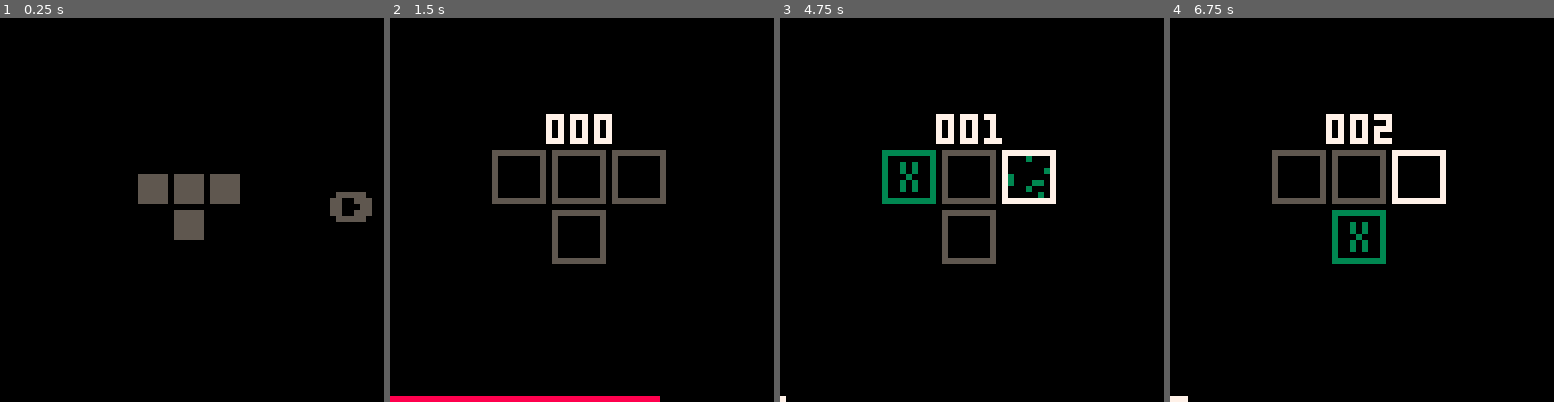
Above: before the commit, frames 1-4 (left to right).
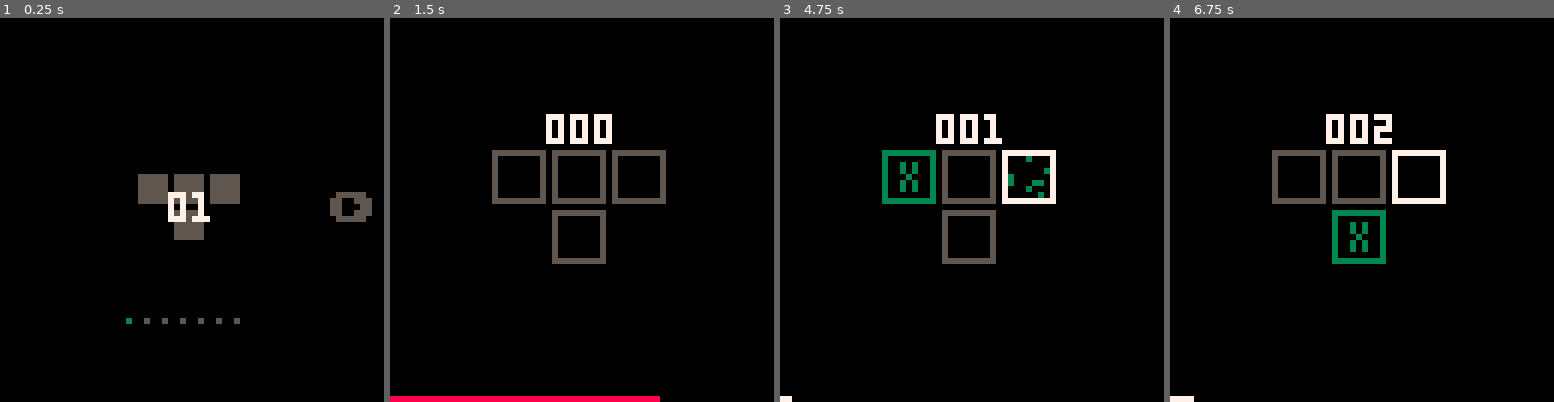
Above: after the commit, the same moments.

Repository: fletchmakes/xtris
Game: PICO-8 cartridge xtris.p8
Same seed, same stepped clock (60 frames per second), same inputs: the game is played once before the commit and once after it.
Inputs:
- Up to frame 1 (0.25 s): no input
- Up to frame 2 (1.5 s): tap O (Z key) at 0.7 s
- Up to frame 3 (4.75 s): hold Right 1.6-2.1 s; tap O (Z key) every 0.4 s from 1.7 to 4.5 s; hold Up 2.15-2.42 s; hold Right 2.47-3.03 s; hold Left 3.08-3.58 s; hold Down 3.63-3.97 s; hold Right 4.02-4.68 s; hold Up from 4.73 s (still down)
- Up to frame 4 (6.75 s): tap O (Z key) every 0.4 s from 4.9 to 6.5 s; release Up at 5.03 s; hold Left 5.08-5.68 s; hold Down 5.73-6.03 s; hold Right 6.08-6.58 s; hold Right from 6.63 s (still down)

The runs differ from the first frame. In frame 1, 0.7% of the frame differs, in the area x 32-63%, y 45-80%; in frame 2, nothing differs; in frame 3, less than 0.1%; in frame 4, less than 0.1%.

Commit message:
level updates and menu polish

Diff:
--- a/xtris.p8
+++ b/xtris.p8
@@ -16,6 +16,8 @@
 start_time = 0
 game_over = false
 
+easeManager = nil
+
 GAME_STATE = "MENU"
 
 -->8
@@ -28,6 +30,8 @@
     for i=0,64 do
         add(fade_table, 0)
     end
+
+    easeManager = initEaseManager()
 end
 
 function _update()
@@ -38,6 +42,8 @@
     elseif (GAME_STATE == "PLAYING") then
         _update_PLAYING()
     end
+
+    easeManager.update(easeManager)
 end
 
 function _draw()
@@ -57,6 +63,8 @@
         -- initialize the menu
         menu = {}
         menu.hovered_level = 1
+        menu.offset = 0
+        menu.transitioning = false
         menu.layout = {}
 
         for idx=1,#levels do
@@ -76,15 +84,25 @@
         end
     end
 
-    if (btnp(0) and menu.hovered_level > 1) then
-        menu.hovered_level -= 1
-    elseif (btnp(1) and menu.hovered_level < #levels) then
-        menu.hovered_level += 1
-    end
-
-    if (btnp(4)) then
-        load_level(levels[menu.hovered_level])
-        GAME_STATE = "LOADING"
+    if (not menu.transitioning) then
+        if (btnp(0) and menu.hovered_level > 1) then
+            menu.transitioning = true
+            easeManager.ease(menu, "offset", menu.offset, menu.offset - 64, 30, function()
+                menu.hovered_level -=1
+                menu.transitioning = false
+            end)
+        elseif (btnp(1) and menu.hovered_level < #levels) then
+            menu.transitioning = true
+            easeManager.ease(menu, "offset", menu.offset, menu.offset + 64, 30, function()
+                menu.hovered_level +=1
+                menu.transitioning = false
+            end)
+        end
+
+        if (btnp(4)) then
+            load_level(levels[menu.hovered_level])
+            GAME_STATE = "LOADING"
+        end
     end
 end
 
@@ -95,17 +113,33 @@
     for idx,tile in ipairs(menu.layout) do
         if (tile ~= "EMPTY") then
             -- print the rectangle
-            local tile_x = tile.x - ((menu.hovered_level-1) * 64)
+            local tile_x = tile.x - menu.offset
             rectfill(tile_x, tile.y, tile_x+4, tile.y+4, 5)
         end
     end
 
-    if (menu.hovered_level > 1) then
-        print(chr(139), 2, 29, 5)
-    end
-
-    if (menu.hovered_level < #levels) then
-        print(chr(145), 55, 29, 5)
+    -- lil dots to indicate which page we are on
+    local left_x = 32 - ((#levels * 3) / 2)
+    for i=1,#levels do
+        local color = 5
+        if (i == menu.hovered_level and not menu.transitioning) then
+           color = 3
+        end
+        pset(left_x + ((i-1)*3), 50, color)
+    end
+
+    -- show an indicator there are more levels this way
+    if (not menu.transitioning) then
+        if (menu.hovered_level > 1) then
+            print(chr(139), 2, 29, 5)
+        end
+
+        if (menu.hovered_level < #levels) then
+            print(chr(145), 55, 29, 5)
+        end
+
+        -- print level number
+        print(pad_num(menu.hovered_level, "level"), 28, 29, 7)
     end
 end
 
@@ -159,7 +193,7 @@
 
     -- determine the game end condition
     elapsed_time = t() - start_time
-    if (elapsed_time > 63) then
+    if (elapsed_time > 60) then
         game_over = true
         return
     end
@@ -198,10 +232,10 @@
 
     -- print out the player's points
     local top_left_y = 32 - ((current_level.rows * 10) / 2)
-    print(pad_score(points), 26, top_left_y - 6, 7)
+    print(pad_num(points), 26, top_left_y - 6, 7)
 
     -- show the timer
-    line(0, 63, elapsed_time, 63)
+    line(0, 63, elapsed_time*1.0667, 63)
 
     -- draw the tiles
     for idx,tile in ipairs(tiles) do
@@ -225,13 +259,23 @@
 
 -->8
 -- helper functions
-function pad_score(score)
-    if (score < 10) then
-        return "00"..score
-    elseif (score < 100) then
-        return "0"..score
-    else
-        return score
+function pad_num(num, type)
+    local t = type or "score"
+
+    if (t == "score") then
+        if (num < 10) then
+            return "00"..num
+        elseif (num < 100) then
+            return "0"..num
+        else
+            return num
+        end
+    elseif (t == "level") then
+        if (num < 10) then
+            return "0"..num
+        else
+            return num
+        end
     end
 end
 
@@ -246,6 +290,7 @@
     -- set global data
     player_idx = level.start
     game_over = false
+    fade_idx = 1
 
     current_level.rows = level.rows
     current_level.cols = level.cols
@@ -295,168 +340,254 @@
     return (player_idx + current_level.cols <= #tiles) and (tiles[player_idx + current_level.cols] ~= "EMPTY")
 end
 
+-- t: current frame
+-- b: starting value
+-- c: desired delta
+-- d: total frames
+function easeInOutQuad(t,b,c,d)
+    t /= d/2
+    if (t < 1) return c/2*t*t + b
+    t -= 1
+    return -c/2 * (t*(t-2) - 1) + b
+  end
+
+  function initEaseManager()
+    local easeManager = {}
+
+    easeManager.list = {}
+
+    easeManager.ease = function(obj, field, start, final, duration, callback)
+      local c = cocreate(function()
+        for i=1,duration do
+          obj[field] = easeInOutQuad(i, start, final-start, duration)
+          yield()
+        end
+        obj[field] = final
+        if (callback ~= nil) then
+          callback()
+        end
+      end)
+
+      add(easeManager.list, c)
+    end
+
+    easeManager.update = function(self)
+      for c in all(self.list) do
+        if costatus(c) then
+          coresume(c)
+        else
+          del(self.list, c)
+        end
+      end
+    end
+
+    return easeManager
+  end
+
 -->8
 -- level layouts
-level1 = {
-    rows = 2,
-    cols = 3,
-    start = 1,
-    tiles = {
-        true,  true, true,
-        false, true, false,
+
+levels = {
+    {
+        rows = 2,
+        cols = 3,
+        start = 1,
+        tiles = {
+            true,  true, true,
+            false, true, false,
+        }
+    },
+    {
+        rows = 2,
+        cols = 3,
+        start = 2,
+        tiles = {
+            true, true , true,
+            true, false, true,
+        }
+    },
+    {
+        rows = 3,
+        cols = 3,
+        start = 5,
+        tiles = {
+            false, true, false,
+            true , true, true ,
+            false, true, false,
+        }
+    },
+    {
+        rows = 3,
+        cols = 3,
+        start = 8,
+        tiles = {
+            true, true , true,
+            true, false, true,
+            true, true , true,
+        }
+    },
+    {
+        rows = 4,
+        cols = 3,
+        start = 5,
+        tiles = {
+            false, true, false,
+            true , true, false,
+            false, true, true ,
+            false, true, false,
+        }
+    },
+    {
+        rows = 4,
+        cols = 3,
+        start = 8,
+        tiles = {
+            false, true , false,
+            false, true , false,
+            true , true , true ,
+            true , false, false,
+        }
+    },
+    {
+        rows = 5,
+        cols = 6,
+        start = 14,
+        tiles = {
+            false, true, true, false, false, false,
+            true, true, false, true, false, false,
+            true, true, true, true, true, true,
+            true, true, true, false, false, false,
+            true, true, true, false, false, false,
+        }
     }
 }
 
-level2 = {
-    rows = 3,
-    cols = 3,
-    start = 5,
-    tiles = {
-        false, true, false,
-        true,  true, true,
-        false, true, false,
-    }
-}
-
-level3 = {
-    rows = 3,
-    cols = 3,
-    start = 5,
-    tiles = {
-        true, true, true,
-        true, true, true,
-        true, true, true,
-    }
-}
-
-levels = { level1, level2, level3 }
-…(130 lines of a section not shown)…
+…(129 lines of a section not shown)…
Not shown, changed: xtris.js
